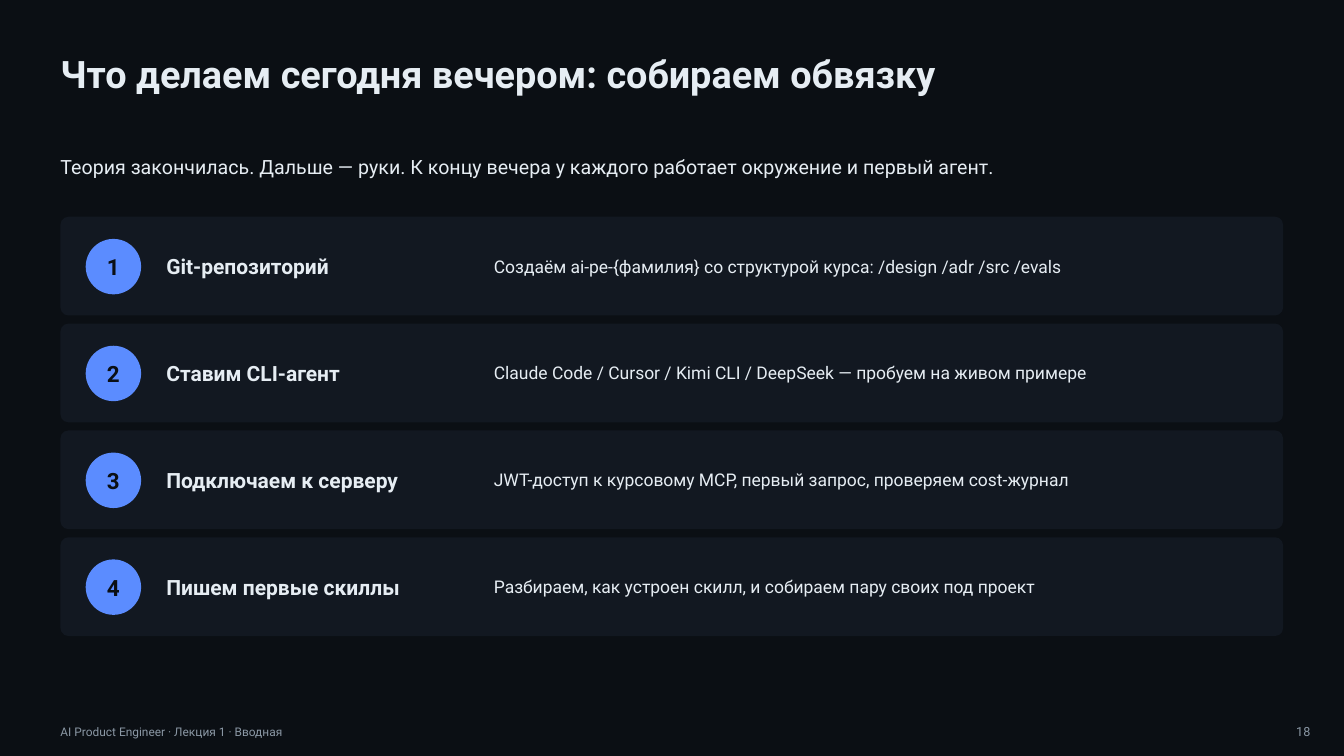
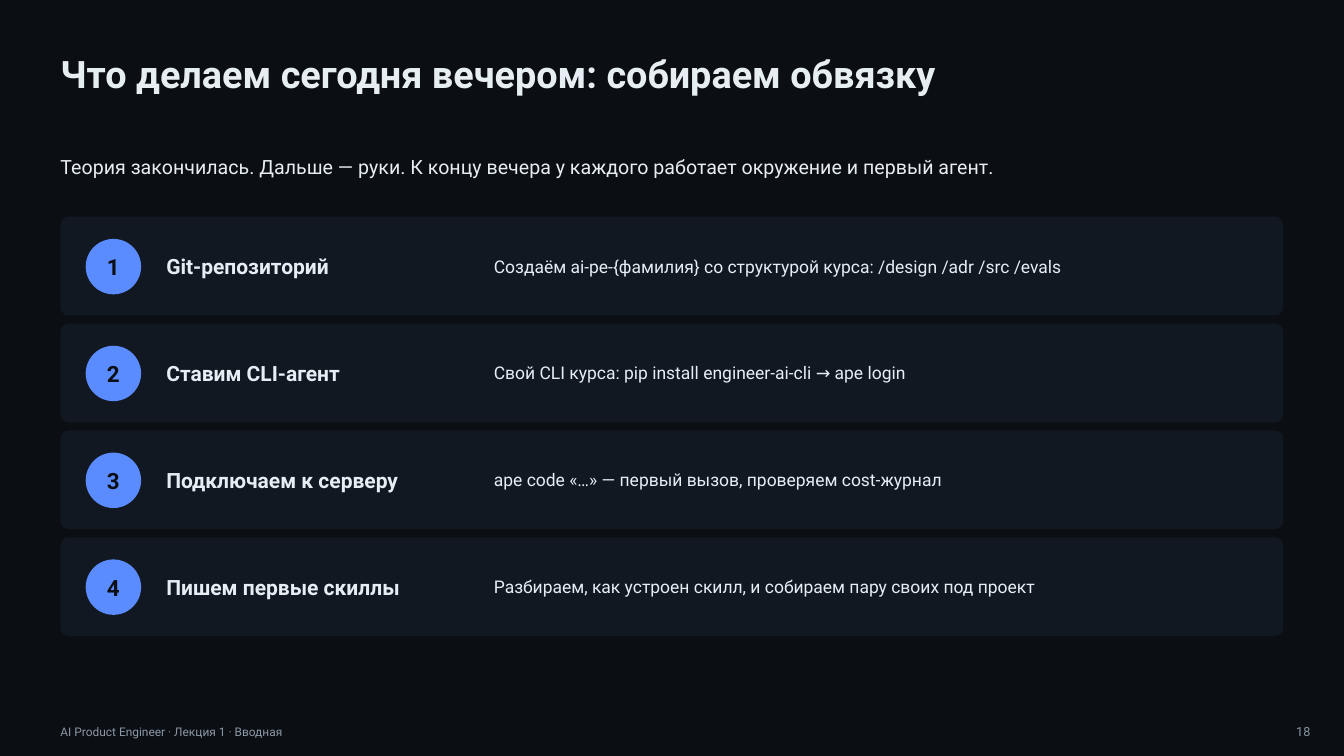
Before and after one commit to mkhlsokolenko-ai/ai-product-engineer, a slide deck: slide 18 of docs/lecture-1/Лекция-1-Вводная.pptx. Drawn at 1344x756 pixels with LibreOffice and Linux fonts; fonts in the diff are those of the drawing. Boxes give left, top, right and bottom in pixels: in the first picture for what was removed or moved away, otherwise in the second. Text is boxed around its words. In the diff, an @@ line names an element or a change of style, - is before the commit and + after.

```diff
--- a/docs/lecture-1/Лекция-1-Вводная.pptx
+++ b/docs/lecture-1/Лекция-1-Вводная.pptx
@@ text at bbox=[494, 366, 906, 383]: text changed @@
-Claude Code / Cursor / Kimi CLI / DeepSeek — пробуем на живом примере
+Свой CLI курса: pip install engineer-ai-cli → ape login
@@ text at bbox=[494, 473, 942, 490]: text changed @@
-JWT-доступ к курсовому MCP, первый запрос, проверяем cost-журнал
+ape code «…» — первый вызов, проверяем cost-журнал
```
Also in this commit, not shown: 8 other slides changed.
